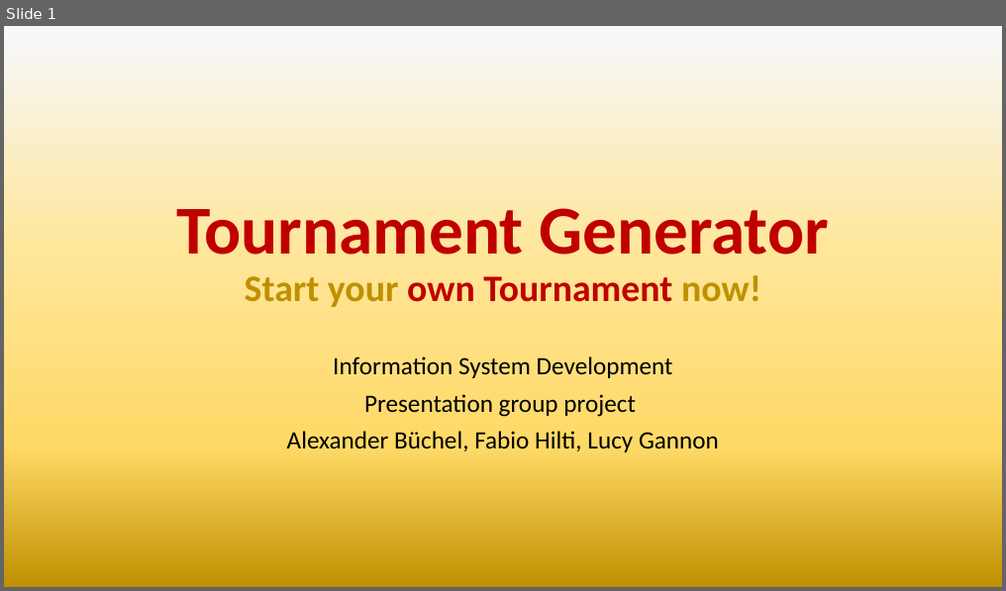
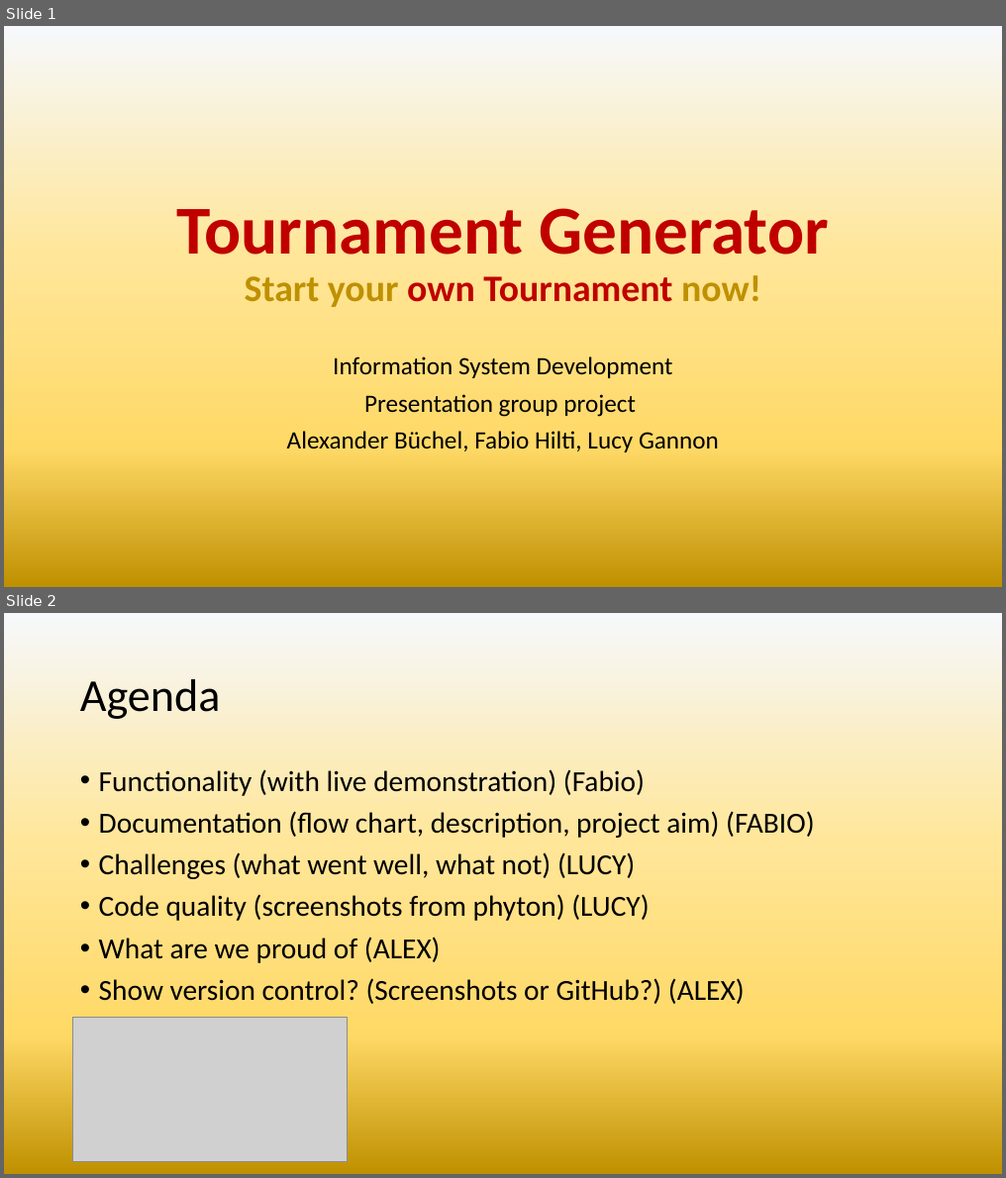
Before and after one commit to BuecAle/TournamentGenerator_ISD, a slide deck: notes/Tournament Generator Presentation.pptx. Shown one above the other, each under a label of ours: slide 1 before the commit, slides 1 and 2 after it. The pictures are 1006x591 and 1006x1178 pixels, drawn with LibreOffice and Linux fonts; fonts in the diff are those of the drawing; grey boxes stand for pictures; background and template pictures are left out. Boxes give left, top, right and bottom in pixels: in the first picture for what was removed or moved away, otherwise in the second. Text is boxed around its words. In the diff, an @@ line names an element or a change of style, - is before the commit and + after.

```diff
--- a/notes/Tournament Generator Presentation.pptx
+++ b/notes/Tournament Generator Presentation.pptx
@@ slide 2 added at box(4, 613, 1002, 1174), background gradient #F6F8FC to #FFE699 to #FFD966 to #BF9000 @@
@@ title added at box(80, 679, 221, 719), 44 pt, text #000000 @@
+Agenda
@@ text added at box(99, 769, 814, 1004), 28 pt, text #000000 @@
+• Functionality (with live demonstration) (Fabio)
+• Documentation (flow chart, description, project aim) (FABIO)
+• Challenges (what went well, what not) (LUCY)
+• Code quality (screenshots from phyton) (LUCY)
+• What are we proud of (ALEX)
+• Show version control? (Screenshots or GitHub?) (ALEX)
@@ picture added at box(73, 1017, 347, 1161) @@
```
Also in this commit, not shown: 1 slide removed.
